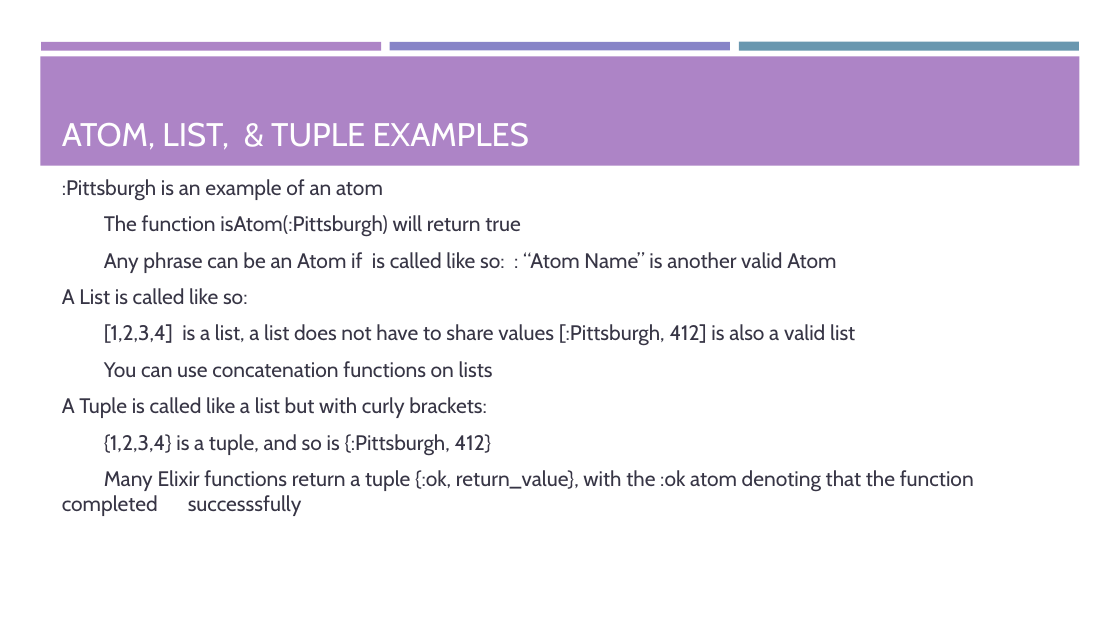
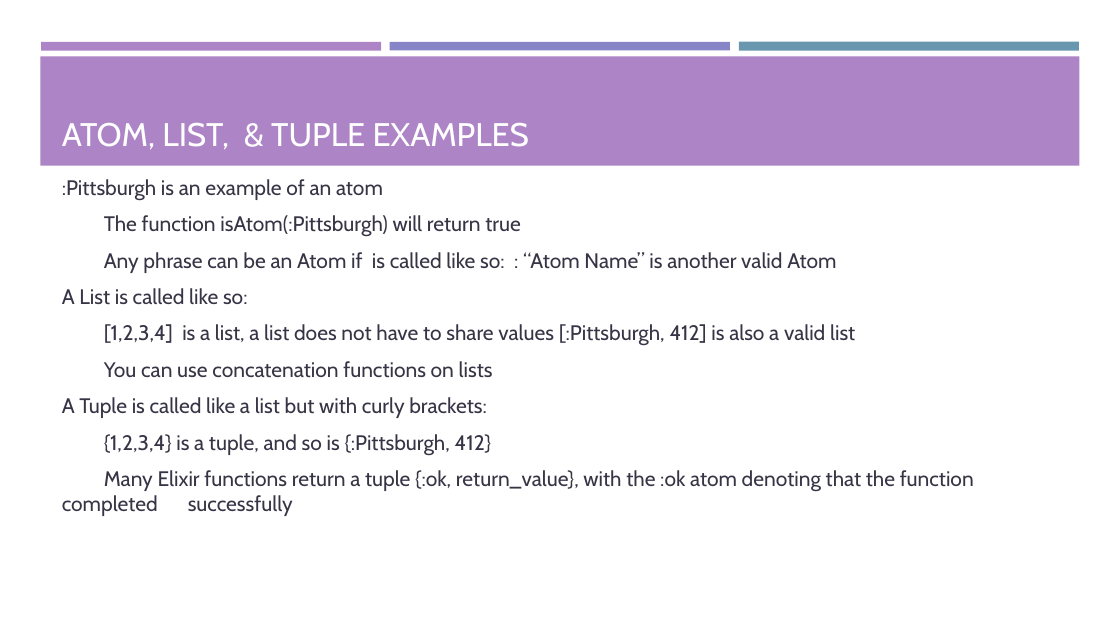
Before and after one commit to Tyl13/CS1645-Project, a slide deck: slide 4 of Presentation.pptx. Drawn at 1120x630 pixels with LibreOffice and Linux fonts; fonts in the diff are those of the drawing. Boxes give left, top, right and bottom in pixels: in the first picture for what was removed or moved away, otherwise in the second. Text is boxed around its words. In the diff, an @@ line names an element or a change of style, - is before the commit and + after.

```diff
--- a/Presentation.pptx
+++ b/Presentation.pptx
@@ text at (x1=62, y1=470, x2=974, y2=516): text changed @@
-Many Elixir functions return a tuple {:ok, return_value}, with the :ok atom denoting that the function completed successsfully
+Many Elixir functions return a tuple {:ok, return_value}, with the :ok atom denoting that the function completed successfully
```
Also in this commit, not shown: 5 other slides changed, 12 slides added, 1 slide removed.
